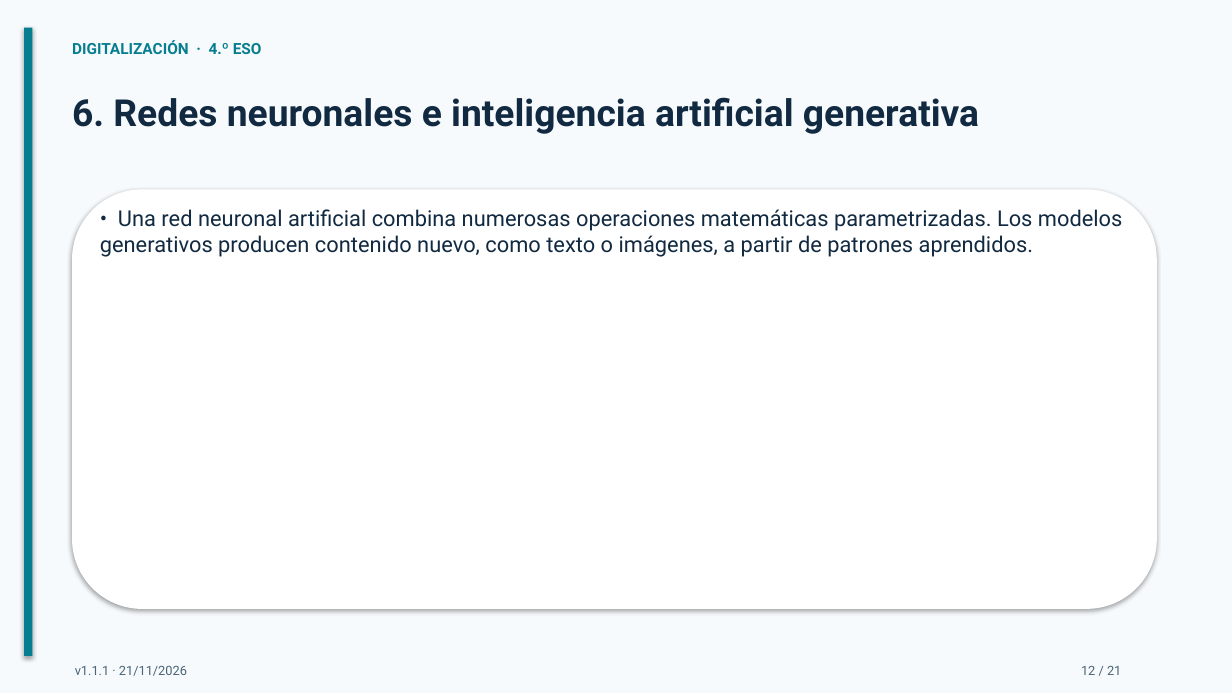
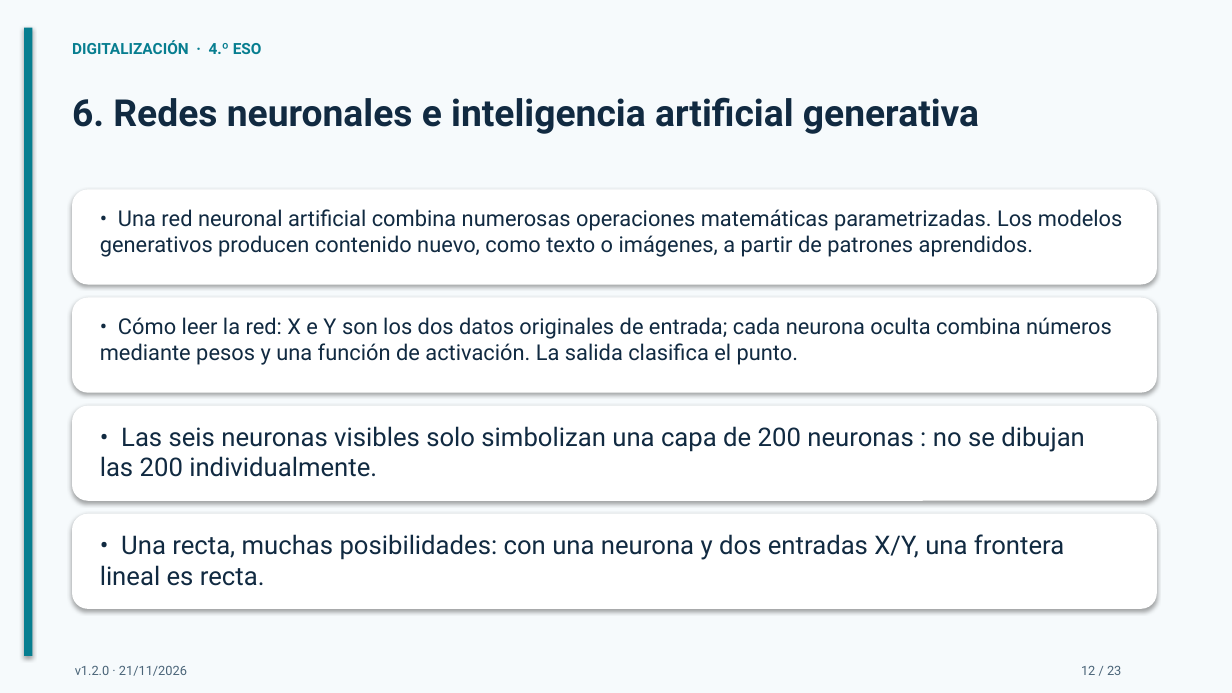
Before and after one commit to bitschips/digitaliza4, a slide deck: slide 12 of temas/tema-08-programacion-e-inteligencia-artificial/presentaciones/tema-08-programacion-e-inteligencia-artificial.pptx. Drawn at 1232x693 pixels with LibreOffice and Linux fonts; fonts in the diff are those of the drawing. Boxes give left, top, right and bottom in pixels: in the first picture for what was removed or moved away, otherwise in the second. Text is boxed around its words. In the diff, an @@ line names an element or a change of style, - is before the commit and + after.

```diff
--- a/temas/tema-08-programacion-e-inteligencia-artificial/presentaciones/tema-08-programacion-e-inteligencia-artificial.pptx
+++ b/temas/tema-08-programacion-e-inteligencia-artificial/presentaciones/tema-08-programacion-e-inteligencia-artificial.pptx
@@ rounded rectangle resized from (x1=72, y1=189, x2=1157, y2=609) to (x1=72, y1=189, x2=1157, y2=285) @@
@@ rounded rectangle added at (x1=72, y1=298, x2=1157, y2=393), fill #FFFFFF @@
@@ text added at (x1=100, y1=317, x2=1112, y2=365), 17 pt, text #112A41 @@
+• Cómo leer la red: X e Y son los dos datos originales de entrada; cada neurona oculta combina números mediante pesos y una función de activación. La salida clasifica el punto.
@@ rounded rectangle added at (x1=72, y1=406, x2=1157, y2=501), fill #FFFFFF @@
@@ text added at (x1=100, y1=426, x2=1085, y2=477), 20 pt, text #112A41 @@
+• Las seis neuronas visibles solo simbolizan una capa de 200 neuronas : no se dibujan las 200 individualmente.
@@ rounded rectangle added at (x1=72, y1=514, x2=1157, y2=609), fill #FFFFFF @@
@@ text added at (x1=100, y1=534, x2=1064, y2=586), 20 pt, text #112A41 @@
+• Una recta, muchas posibilidades: con una neurona y dos entradas X/Y, una frontera lineal es recta.
@@ text at (x1=75, y1=666, x2=187, y2=676): text changed @@
-v1.1.1 · 21/11/2026
+v1.2.0 · 21/11/2026
@@ text at (x1=1081, y1=666, x2=1121, y2=675): text changed @@
-12 / 21
+12 / 23
```
Also in this commit, not shown: 20 other slides changed, 2 slides added, 5 other files.
